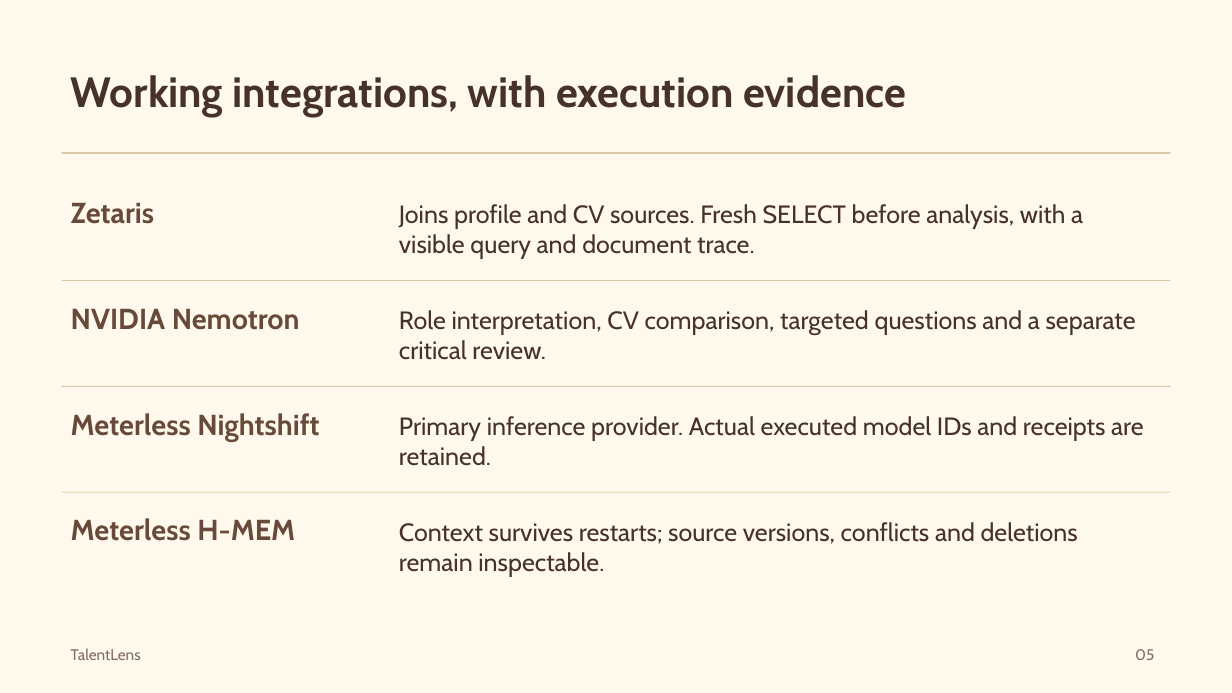
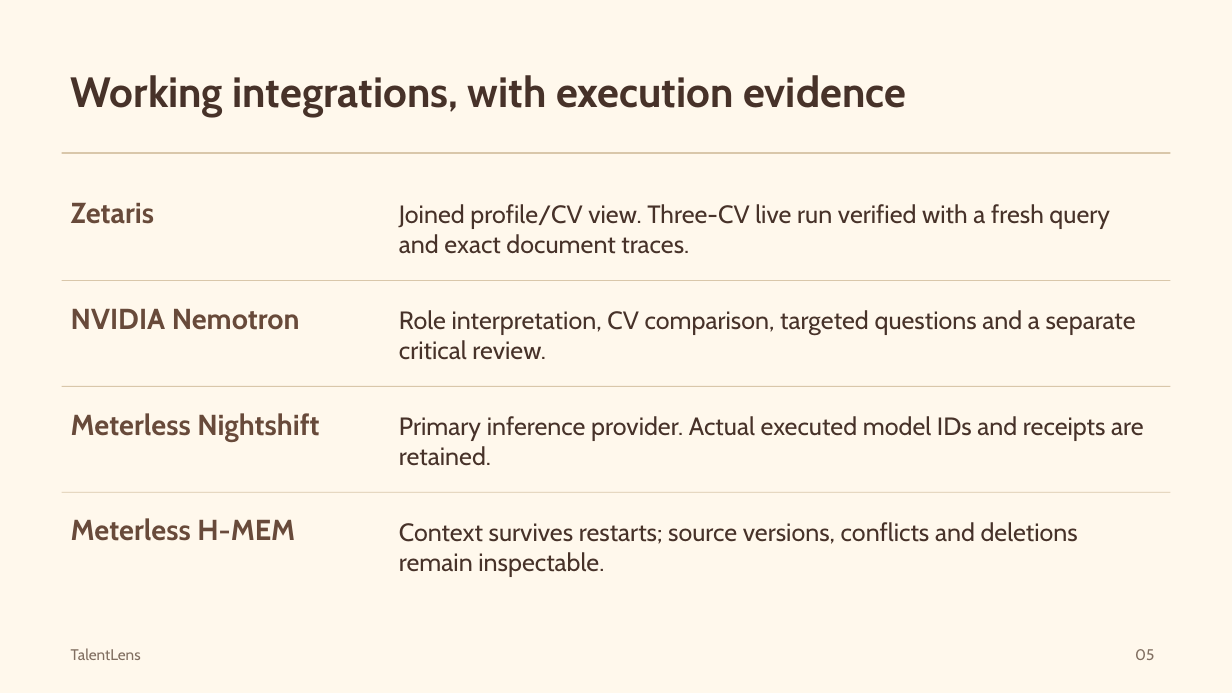
Before and after one commit to oveun-software/hackaton, a slide deck: slide 5 of submission/TalentLens-Deck.pptx. Drawn at 1232x693 pixels with LibreOffice and Linux fonts; fonts in the diff are those of the drawing. Boxes give left, top, right and bottom in pixels: in the first picture for what was removed or moved away, otherwise in the second. Text is boxed around its words. In the diff, an @@ line names an element or a change of style, - is before the commit and + after.

Commit message:
Record successful real Zetaris analysis after Docker recovery

```diff
--- a/submission/TalentLens-Deck.pptx
+++ b/submission/TalentLens-Deck.pptx
@@ text at (x1=399, y1=204, x2=1110, y2=254): text changed @@
-Joins profile and CV sources. Fresh SELECT before analysis, with a visible query and document trace.
+Joined profile/CV view. Three-CV live run verified with a fresh query and exact document traces.
```
Also in this commit, not shown: 12 other files.
